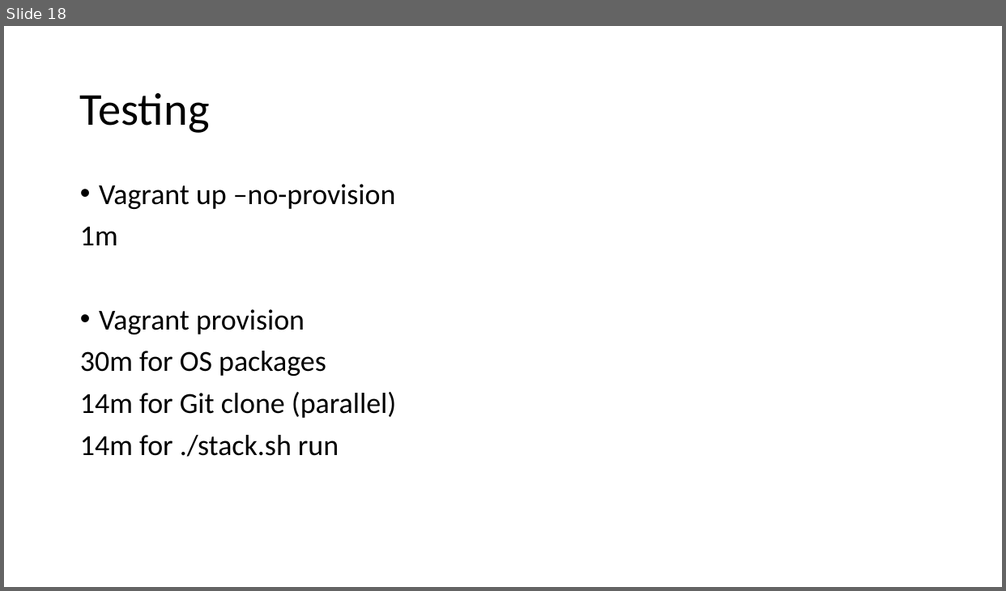
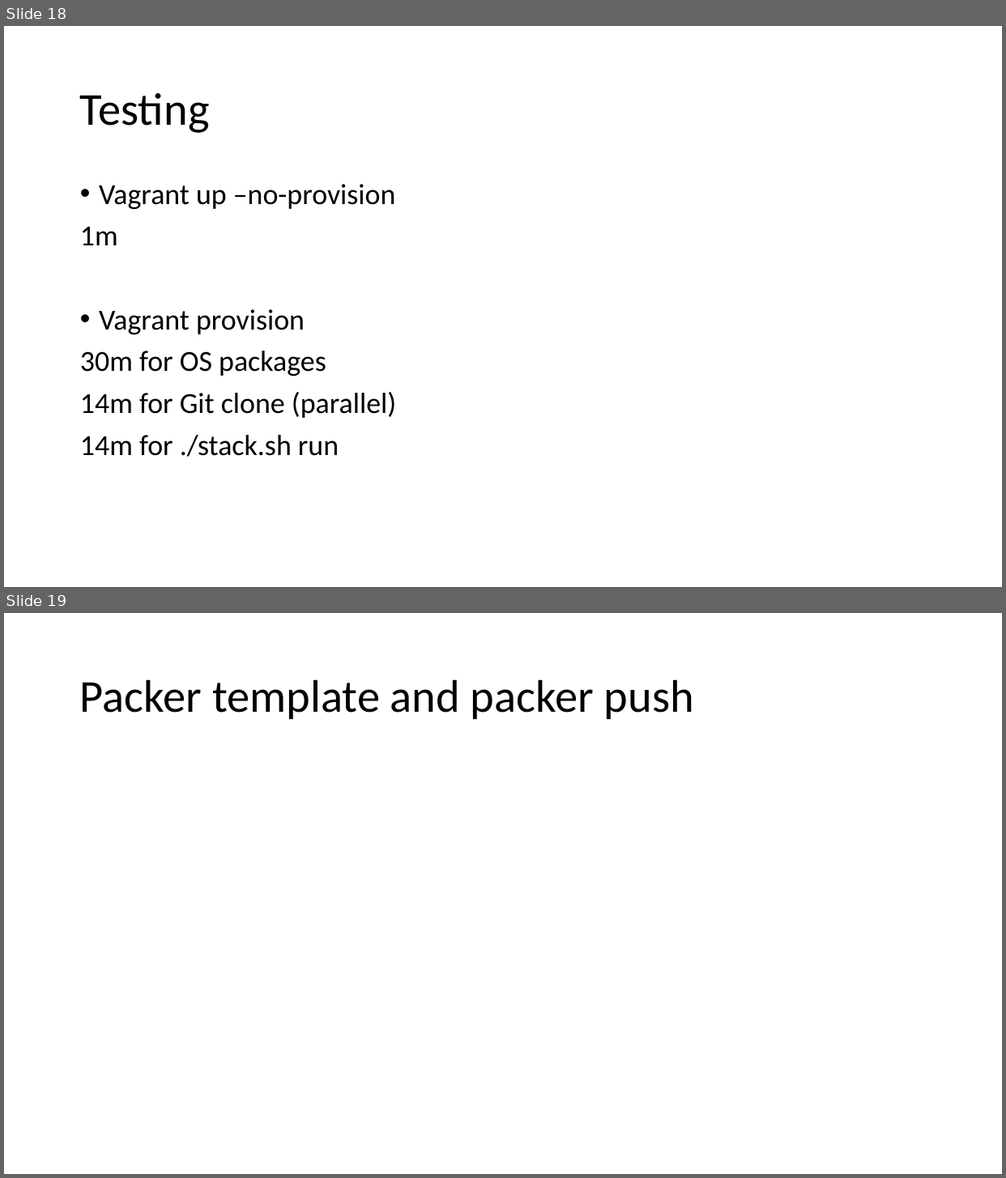
Before and after one commit to kikitux/devstack_docker, a slide deck: Hashicorp_devstack.pptx. Shown one above the other, each under a label of ours: slide 18 before the commit, slides 18 and 19 after it. The pictures are 1006x591 and 1006x1178 pixels, drawn with LibreOffice and Linux fonts; fonts in the diff are those of the drawing. Boxes give left, top, right and bottom in pixels: in the first picture for what was removed or moved away, otherwise in the second. Text is boxed around its words. In the diff, an @@ line names an element or a change of style, - is before the commit and + after.

```diff
--- a/Hashicorp_devstack.pptx
+++ b/Hashicorp_devstack.pptx
@@ slide 19 added at (x1=4, y1=613, x2=1002, y2=1174), background #FFFFFF @@
@@ title added at (x1=80, y1=679, x2=694, y2=719), 44 pt, text #000000 @@
+Packer template and packer push
```
Also in this commit, not shown: 2 other slides added, 4 other files.
